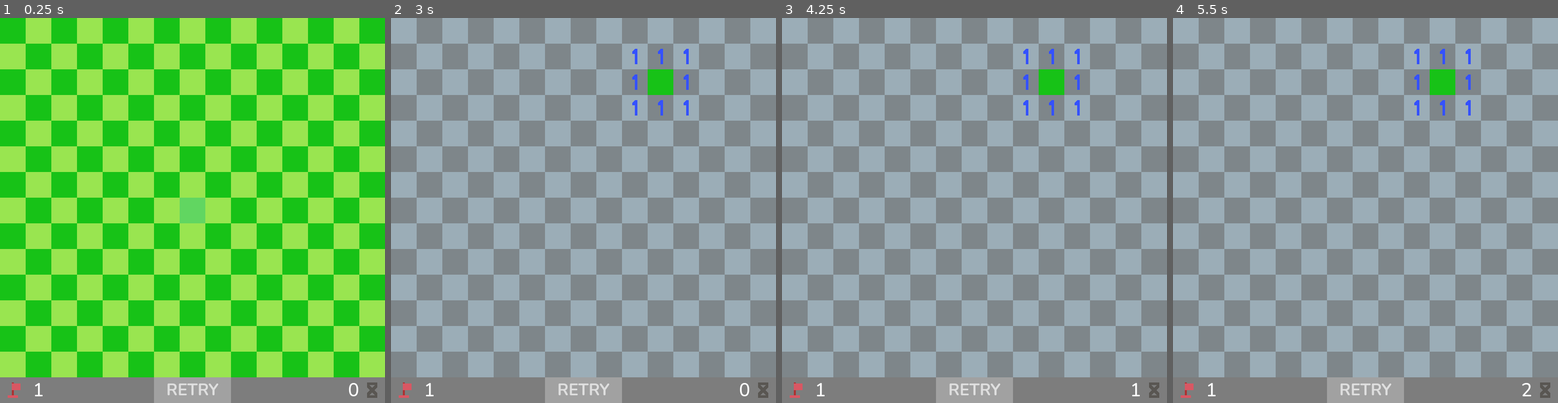
Above: before the commit, frames 1-4 (left to right).
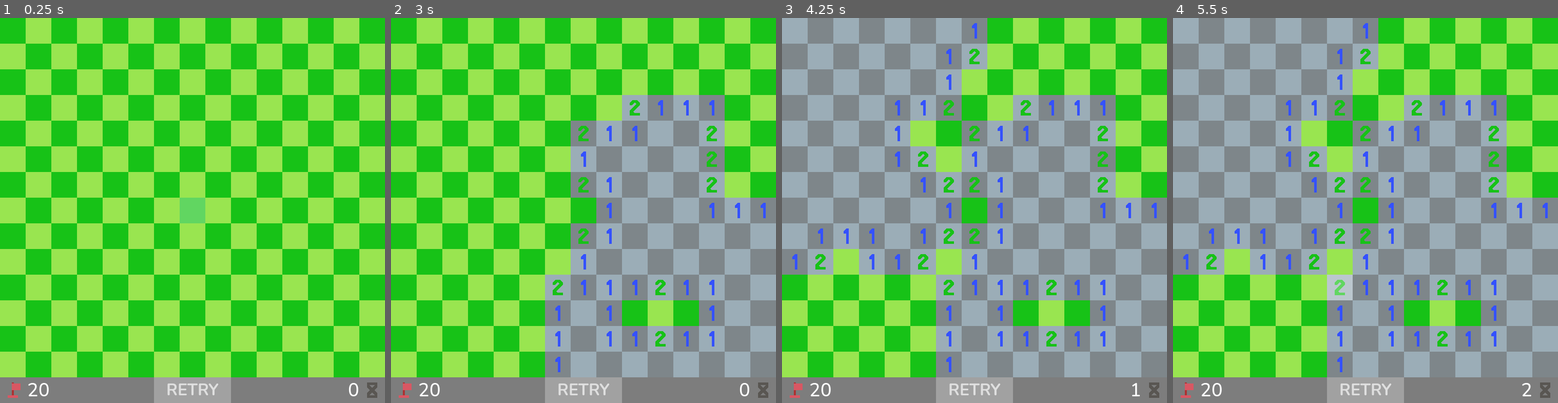
Above: after the commit, the same moments.

Repository: VladZodchey/sweeper
Game: Godot game, scene res://scenes/main.tscn
The game is run twice, just before and just after one commit, with the same random seed, the same clock (stepped at 60 frames per second) and the same inputs.
Inputs (mouse positions are in pixels of both pictures, inside the frame that each line leads up to):
- Up to frame 1 (0.25 s): no input
- Up to frame 2 (3 s): click "RETRY" at 0.5 s; click "RETRY" at 1.25 s; click "RETRY" at 2 s; tap Enter at 2.75 s; move the mouse to (668, 191) at 2.77 s; click (668, 191) at 2.92 s
- Up to frame 3 (4.25 s): tap Space at 3.5 s; move the mouse to (897, 229) at 3.52 s; click (897, 229) at 3.67 s
- Up to frame 4 (5.5 s): tap Enter at 4.25 s; move the mouse to (1404, 125) at 4.27 s; click (1404, 125) at 4.42 s; tap Space at 5 s; move the mouse to (1346, 287) at 5.02 s; click (1346, 287) at 5.17 s

The runs differ from the first frame. In frame 1, less than 0.1% of the frame differs, in the area x 7-13%, y 94-99%; in frame 2, 60%, in the area x 0-100%, y 0-99%; in frame 3, 31%; in frame 4, 31%.

Commit message:
повысил мины

Diff:
--- a/scripts/global.gd
+++ b/scripts/global.gd
@@ -1,7 +1,7 @@
 extends Node
 # !ГЛОБАЛЬНЫЕ НАСТРОЙКИ!
 
-const max_mines = 1
+const max_mines = 20
 var mines = 20
 var time = 0
 var stop : bool = true
